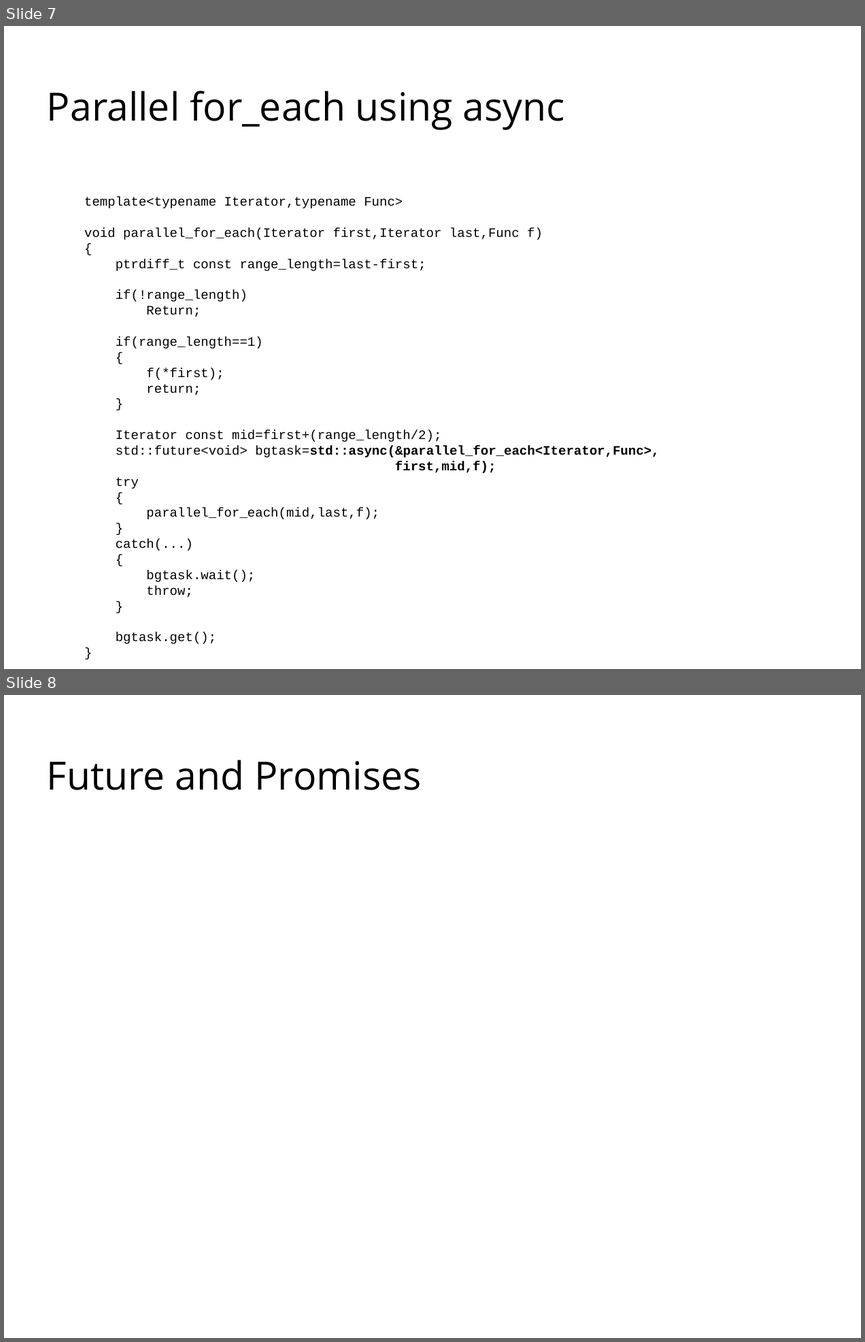
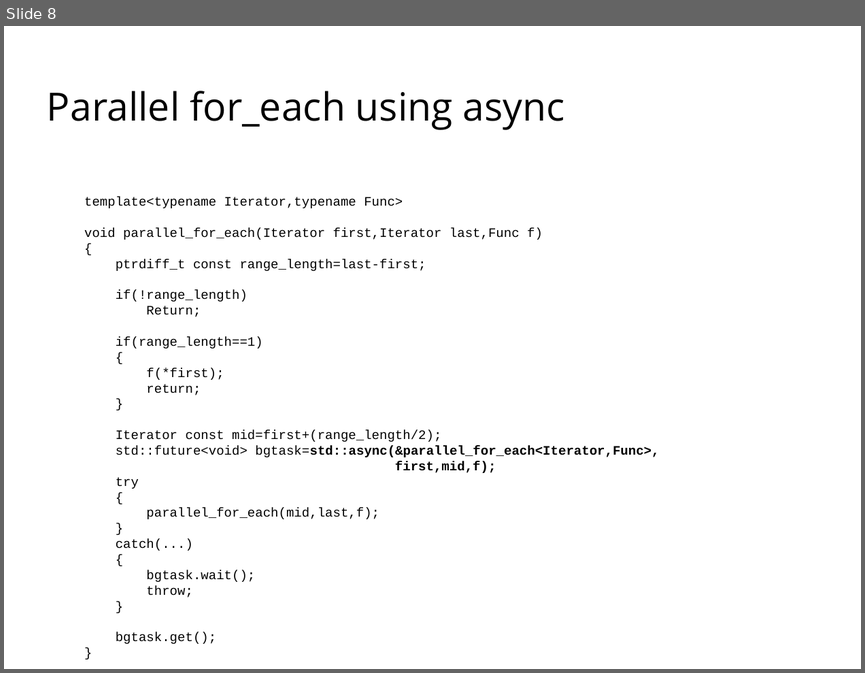
Before and after one commit to codengrow/scj, a slide deck: season1/episode3/c++11-concurrency.odp. Shown one above the other, each under a label of ours: slides 7 and 8 before the commit, slide 8 after it. The pictures are 865x1342 and 865x673 pixels, drawn with LibreOffice and Linux fonts; fonts in the diff are those of the drawing; background and template pictures are left out. Boxes give left, top, right and bottom in pixels: in the first picture for what was removed or moved away, otherwise in the second. Text is boxed around its words. In the diff, an @@ line names an element or a change of style, - is before the commit and + after.

```diff
--- a/season1/episode3/c++11-concurrency.odp
+++ b/season1/episode3/c++11-concurrency.odp
@@ slide 8 removed at (4, 695, 861, 1338), background picture (left out) @@
@@ title removed at (47, 760, 421, 790) @@
-Future and Promises
@@ what was slide 7 is now slide 8 @@
```
Also in this commit, not shown: 2 slides changed, 4 slides added, 2 other slides removed, 1 other file.
